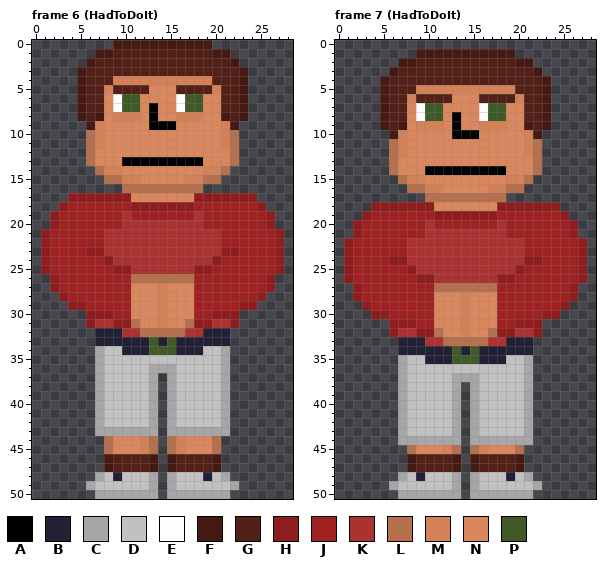
Pixel-art file -- WIP/Doofus2.aseprite. The first picture shows the starting point.
29x51 pixels, 7 frames. Colours within 5 levels of each other are drawn and written as one. Shown: frame 6 (HadToDoIt), frame 7 (HadToDoIt). The commit also changed other frames, which this record leaves out.
Palette (. is transparent): A #000000  B #222034  C #a6a6a6  D #c1c1c1  E #fffdfd  F #451a13  G #532017  H #901d1d  J #a02121  K #ac3232  L #b5704e  M #d58157  N #da875e  P #3f5a27
Pixels before, frame 6 (HadToDoIt), first column x 1:
 0 ........FFFFFFFFFFF........
 1 ......FFGGGGGGGGGGGFF......
 2 .....FGGGGGGGGGGGGGGGF.....
 3 ....FGGGGGGGGGGGGGGGGGF....
 4 ....FGGGMMMMMMMMMMMGGGF....
 5 ....FGGMGGGGNNNGGGGMGGF....
 6 ....FGGNEPPNNNNEPPNNGGF....
 7 ....FGGNEPPNANNEPPNNGGF....
 8 ....FGFNMMMNANNMMMNNFGF....
 9 .....FMNNNNNAAANNNNNMF.....
10 .....LMNNNNNNNNNNNNNML.....
11 .....LMNNNNNNNNNNNNNML.....
12 .....LNNNNNNNNNNNNNNNL.....
13 .....LNNNAAAAAAAAANNNL.....
14 ......LMMNNNNNNNNNMML......
15 .......LLMMNNNNNMMLL.......
16 .........LLLLLLLLL.........
17 ...HHHHHHHNNNNNNNHHHHHHH...
18 ..HJJJJJJJHHHHHHHJJJJJJJH..
19 .HJJJJJJJKJJJJJJJKJJJJJJJH.
20 .HJJJJJJJKKKKKKKKKJJJJJJJH.
21 HJJJJJJKKKKKKKKKKKKKJJJJJJH
22 HJJJJJJKKKKKKKKKKKKKJJJJJJH
23 HJJJJHHKKKKKKKKKKKKKHHJJJJH
24 HJJJJJJHKKKKKKKKKKKHJJJJJJH
25 HJJJJJJJHHKKKKKKKHHJJJJJJJH
26 .HJJJJJJJJLLLLLLLJJJJJJJJH.
27 .HJJJJJJJJNNNMNNNJJJJJJJJH.
28 ..HJJJJJJJNNNMNNNJJJJJJJH..
29 ...HHJJJJJNNNMNNNJJJJJHH...
30 .....HHHJJNNNMNNNJJHHH.....
31 .....HKKHHLNNMNNLHHKKH.....
32 ......BBBKKLLLLLKKBBB......
33 ......BBBBBBPBPBBBBBB......
34 ......CDDBBBPPPBBBDDC......
35 ......CDDDDDDDDDDDDDC......
36 ......CDDDDDCCCDDDDDC......
37 ......CDDDDDC.CDDDDDC......
38 ......CDDDDDC.CDDDDDC......
39 ......CDDDDDC.CDDDDDC......
40 ......CDDDDDC.CDDDDDC......
41 ......CDDDDDC.CDDDDDC......
42 ......CDDDDDC.CDDDDDC......
43 ......CCCCCCC.CCCCCCC......
44 .......LNNNML.LMNNNL.......
45 .......LNNNML.LMNNNL.......
46 .......FGGGGF.FGGGGF.......
47 .......FGGGGF.FGGGGF.......
48 ......CDBDDDC.CDDDBDC......
49 .....CDDDDDDC.CDDDDDDC.....
50 ......CCCCCCC.CCCCCCC......
Pixels before, frame 7 (HadToDoIt), first column x 1:
 1 ........FFFFFFFFFFF........
 2 ......FFGGGGGGGGGGGFF......
 3 .....FGGGGGGGGGGGGGGGF.....
 4 ....FGGGGGGGGGGGGGGGGGF....
 5 ....FGGGMMMMMMMMMMMGGGF....
 6 ....FGGMGGGGNNNGGGGMGGF....
 7 ....FGGNEPPNNNNEPPNNGGF....
 8 ....FGGNEPPNANNEPPNNGGF....
 9 ....FGFNMMMNANNMMMNNFGF....
10 .....FMNNNNNAAANNNNNMF.....
11 .....LMNNNNNNNNNNNNNML.....
12 .....LMNNNNNNNNNNNNNML.....
13 .....LNNNNNNNNNNNNNNNL.....
14 .....LNNNAAAAAAAAANNNL.....
15 ......LMMNNNNNNNNNMML......
16 .......LLMMNNNNNMMLL.......
17 .........LLLLLLLLL.........
18 ...HHHHHHHNNNNNNNHHHHHHH...
19 ..HJJJJJJJHHHHHHHJJJJJJJH..
20 .HJJJJJJJKJJJJJJJKJJJJJJJH.
21 .HJJJJJJJKKKKKKKKKJJJJJJJH.
22 HJJJJJJKKKKKKKKKKKKKJJJJJJH
23 HJJJJJJKKKKKKKKKKKKKJJJJJJH
24 HJJJJHHKKKKKKKKKKKKKHHJJJJH
25 HJJJJJJHKKKKKKKKKKKHJJJJJJH
26 HJJJJJJJHHKKKKKKKHHJJJJJJJH
27 .HJJJJJJJJLLLLLLLJJJJJJJJH.
28 .HJJJJJJJJNNNMNNNJJJJJJJJH.
29 ..HJJJJJJJNNNMNNNJJJJJJJH..
30 ...HHJJJJJNNNMNNNJJJJJHH...
31 .....HHHJJNNNMNNNJJHHH.....
32 .....HKKHHLNNMNNLHHKKH.....
33 ......BBBKKLLLLLKKBBB......
34 ......BBBBBBPBPBBBBBB......
35 ......CDDBBBPPPBBBDDC......
36 ......CDDDDDDDDDDDDDC......
37 ......CDDDDDCCCDDDDDC......
38 ......CDDDDDC.CDDDDDC......
39 ......CDDDDDC.CDDDDDC......
40 ......CDDDDDC.CDDDDDC......
41 ......CDDDDDC.CDDDDDC......
42 ......CDDDDDC.CDDDDDC......
43 ......CDDDDDC.CDDDDDC......
44 ......CCCCCCC.CCCCCCC......
45 .......LNNNML.LMNNNL.......
46 .......FGGGGF.FGGGGF.......
47 .......FGGGGF.FGGGGF.......
48 ......CDBDDDC.CDDDBDC......
49 .....CDDDDDDC.CDDDDDDC.....
50 ......CCCCCCC.CCCCCCC......
Now the later version:
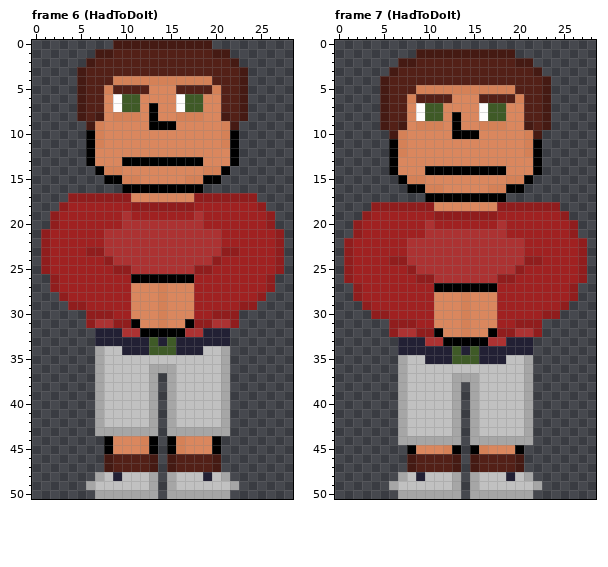
The exact change:
{"where": "frame 6 (HadToDoIt)"}
{"frame":6,"y":10,"x":6,"old":"L","new":"A"}
{"frame":6,"y":10,"x":22,"old":"L","new":"A"}
{"frame":6,"y":11,"x":6,"old":"L","new":"A"}
{"frame":6,"y":11,"x":22,"old":"L","new":"A"}
{"frame":6,"y":12,"x":6,"old":"L","new":"A"}
{"frame":6,"y":12,"x":22,"old":"L","new":"A"}
{"frame":6,"y":13,"x":6,"old":"L","new":"A"}
{"frame":6,"y":13,"x":22,"old":"L","new":"A"}
{"frame":6,"y":14,"x":7,"old":"L","new":"A"}
{"frame":6,"y":14,"x":21,"old":"L","new":"A"}
{"frame":6,"y":15,"x":8,"old":"LL","new":"AA"}
{"frame":6,"y":15,"x":19,"old":"LL","new":"AA"}
{"frame":6,"y":16,"x":10,"old":"LLLLLLLLL","new":"AAAAAAAAA"}
{"frame":6,"y":26,"x":11,"old":"LLLLLLL","new":"AAAAAAA"}
{"frame":6,"y":31,"x":11,"old":"L","new":"A"}
{"frame":6,"y":31,"x":17,"old":"L","new":"A"}
{"frame":6,"y":32,"x":12,"old":"LLLLL","new":"AAAAA"}
{"frame":6,"y":44,"x":8,"old":"L","new":"A"}
{"frame":6,"y":44,"x":13,"old":"L","new":"A"}
{"frame":6,"y":44,"x":15,"old":"L","new":"A"}
{"frame":6,"y":44,"x":20,"old":"L","new":"A"}
{"frame":6,"y":45,"x":8,"old":"L","new":"A"}
{"frame":6,"y":45,"x":13,"old":"L","new":"A"}
{"frame":6,"y":45,"x":15,"old":"L","new":"A"}
{"frame":6,"y":45,"x":20,"old":"L","new":"A"}
{"where": "frame 7 (HadToDoIt)"}
{"frame":7,"y":11,"x":6,"old":"L","new":"A"}
{"frame":7,"y":11,"x":22,"old":"L","new":"A"}
{"frame":7,"y":12,"x":6,"old":"L","new":"A"}
{"frame":7,"y":12,"x":22,"old":"L","new":"A"}
{"frame":7,"y":13,"x":6,"old":"L","new":"A"}
{"frame":7,"y":13,"x":22,"old":"L","new":"A"}
{"frame":7,"y":14,"x":6,"old":"L","new":"A"}
{"frame":7,"y":14,"x":22,"old":"L","new":"A"}
{"frame":7,"y":15,"x":7,"old":"L","new":"A"}
{"frame":7,"y":15,"x":21,"old":"L","new":"A"}
{"frame":7,"y":16,"x":8,"old":"LL","new":"AA"}
{"frame":7,"y":16,"x":19,"old":"LL","new":"AA"}
{"frame":7,"y":17,"x":10,"old":"LLLLLLLLL","new":"AAAAAAAAA"}
{"frame":7,"y":27,"x":11,"old":"LLLLLLL","new":"AAAAAAA"}
{"frame":7,"y":32,"x":11,"old":"L","new":"A"}
{"frame":7,"y":32,"x":17,"old":"L","new":"A"}
{"frame":7,"y":33,"x":12,"old":"LLLLL","new":"AAAAA"}
{"frame":7,"y":45,"x":8,"old":"L","new":"A"}
{"frame":7,"y":45,"x":13,"old":"L","new":"A"}
{"frame":7,"y":45,"x":15,"old":"L","new":"A"}
{"frame":7,"y":45,"x":20,"old":"L","new":"A"}
